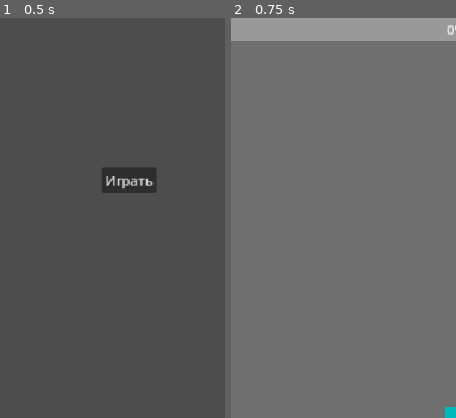
Above: before the commit, frames 1-2 (left to right).
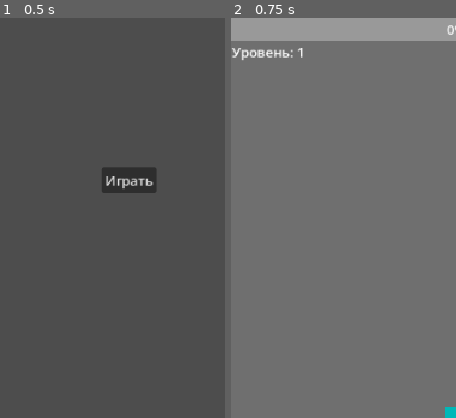
Above: after the commit, the same moments.

Repository: Optimist98/AI-Survivors
Game: Godot game, scene res://Scene/Main_menu.tscn
Two runs of this game, one before a commit and one after it. Both use one fixed random seed, a clock stepped at 60 frames per second and the inputs below.
Inputs:
- Up to frame 1 (0.5 s): no input
- Up to frame 2 (0.75 s): click "Играть" at 0.5 s
The pictures show only the part of the screen within x 0-50%, y 0-50%; the shares and areas given below are measured in that part.

Frame 1 is identical in both runs. In frame 2, 0.4% of the frame differs, in the area x 0-32%, y 7-11%.
Error before the commit: Invalid assignment of property or key 'max_value' with value of type 'int' on a base object of type 'null instance'. (res://Scripts/level_1.gd:15)

Commit message:
Cleen Bag

Diff:
--- a/Scripts/level_1.gd
+++ b/Scripts/level_1.gd
@@ -12,14 +12,14 @@
 
 
 func update_ui(xp, max_xp, level):
-    $UI/ProgressBar.max_value = max_xp
-    $UI/ProgressBar.value = xp
+    $UI/XpBar.max_value = max_xp
+    $UI/XpBar.value = xp
     $UI/LevelLabel.text = "Уровень: " + str(level)
 
 func _on_player_xp_changed(current_xp, max_xp, current_level):
     # Обновляем прогресс-бар
-    $UI/ProgressBar.max_value = max_xp
-    $UI/ProgressBar.value = current_xp
+    $UI/XpBar.max_value = max_xp
+    $UI/XpBar.value = current_xp
 
     # Обновляем текст уровня
     $UI/LevelLabel.text = "Уровень: " + str(current_level)
